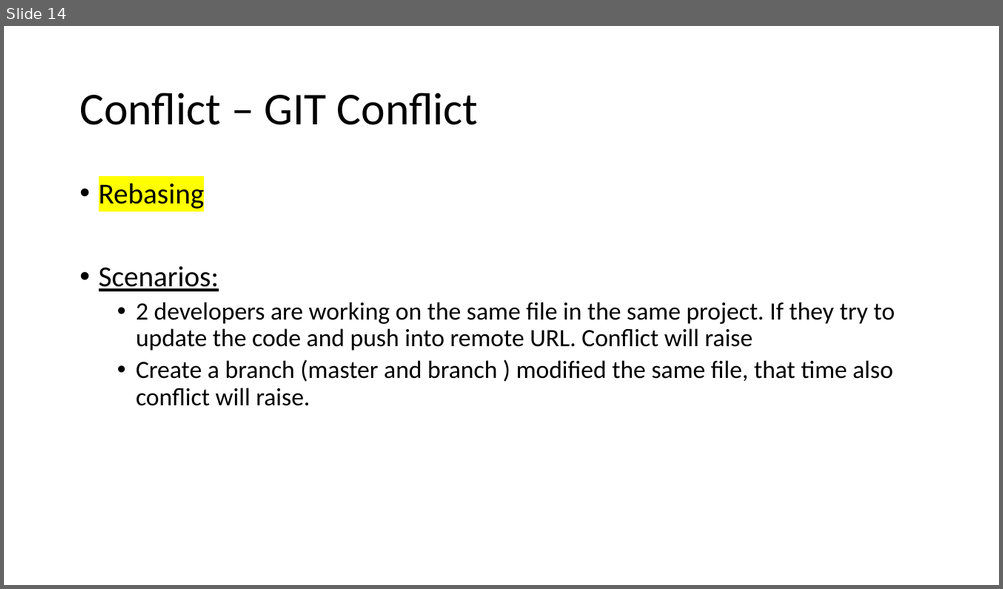
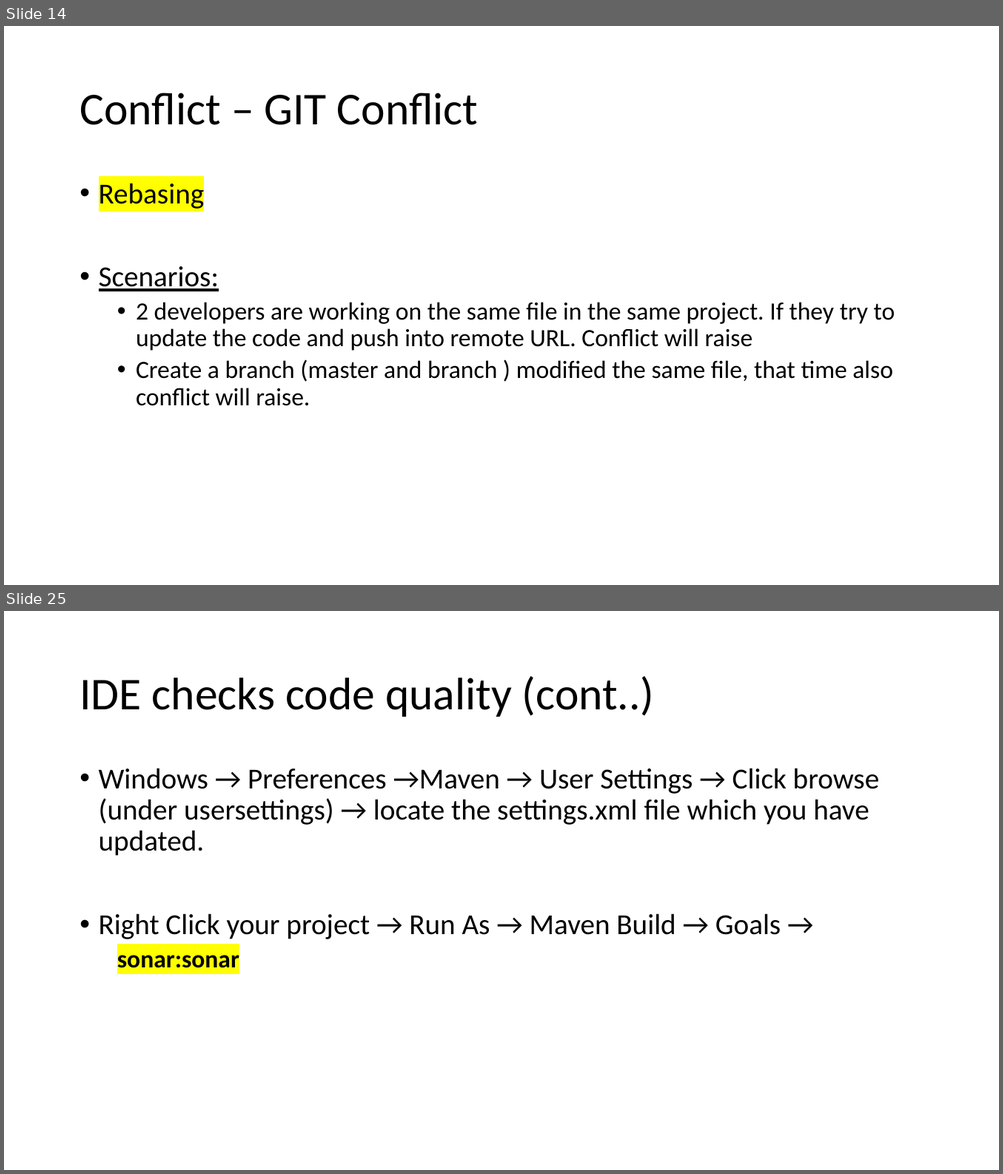
Before and after one commit to Souravpatel/A3_Training, a slide deck: A3 Training - Synchrony.pptx. Shown one above the other, each under a label of ours: slide 14 before the commit, slides 14 and 25 after it; the slides between them are not shown. The pictures are 1003x589 and 1003x1174 pixels, drawn with LibreOffice and Linux fonts; fonts in the diff are those of the drawing. Boxes give left, top, right and bottom in pixels: in the first picture for what was removed or moved away, otherwise in the second. Text is boxed around its words. In the diff, an @@ line names an element or a change of style, - is before the commit and + after.

```diff
--- a/A3 Training - Synchrony.pptx
+++ b/A3 Training - Synchrony.pptx
@@ slide 25 added at (4, 611, 999, 1170), background #FFFFFF @@
@@ title added at (79, 676, 654, 717), 44 pt, text #000000 @@
+IDE checks code quality (cont..)
@@ text added at (99, 768, 879, 968), 28 pt, text #000000 @@
+• Windows → Preferences →Maven → User Settings → Click browse (under usersettings) → locate the settings.xml file which you have updated.
+• Right Click your project → Run As → Maven Build → Goals →
+  sonar:sonar
```
Also in this commit, not shown: 3 slides changed, 11 other slides added.
